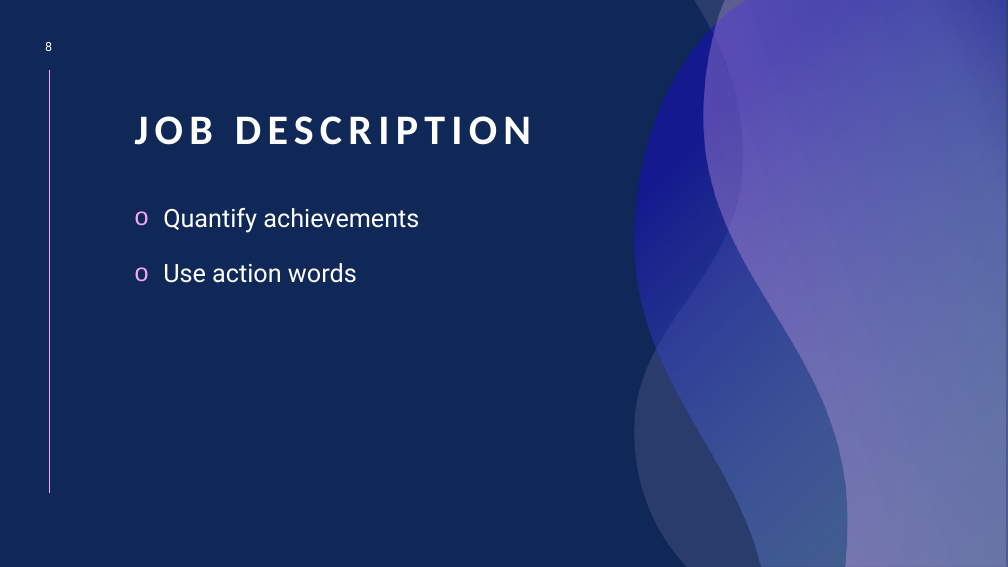
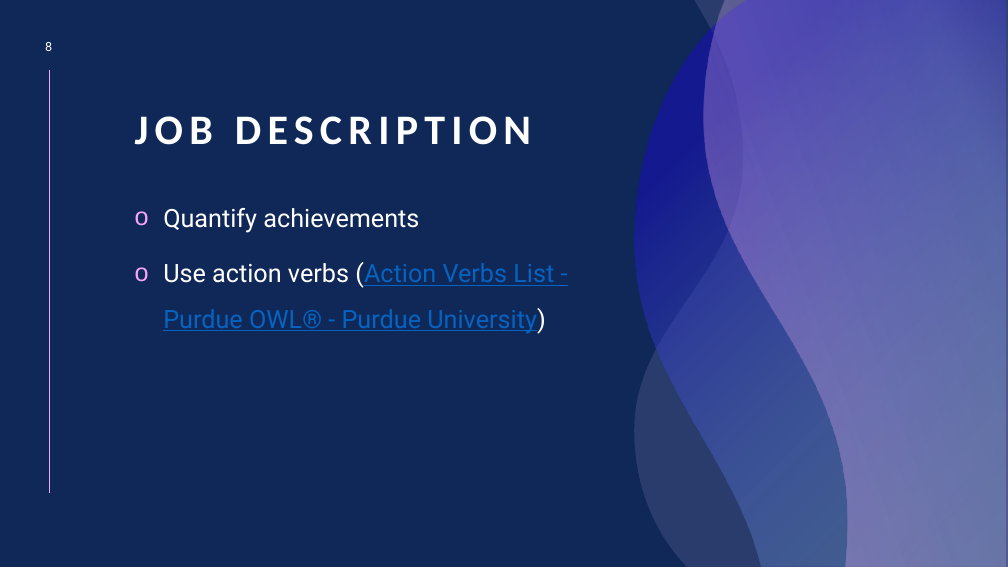
Before and after one commit to InterstellarMist/VIP-Workshop-2024, a slide deck: slide 8 of Resume and Cover Letter/Resume and Cover Letter workshop.pptx. Drawn at 1008x567 pixels with LibreOffice and Linux fonts; fonts in the diff are those of the drawing. Boxes give left, top, right and bottom in pixels: in the first picture for what was removed or moved away, otherwise in the second. Text is boxed around its words. In the diff, an @@ line names an element or a change of style, - is before the commit and + after.

Commit message:
Updated slides

```diff
--- a/Resume and Cover Letter/Resume and Cover Letter workshop.pptx
+++ b/Resume and Cover Letter/Resume and Cover Letter workshop.pptx
@@ text at [163,262,554,334]: text changed; text colour #FFFFFF to #0563C1 @@
-o Use action words
+o Use action verbs (Action Verbs List - Purdue OWL® - Purdue University)
```
Also in this commit, not shown: 2 other slides changed, 1 slide added, 1 slide removed, 2 other files.
